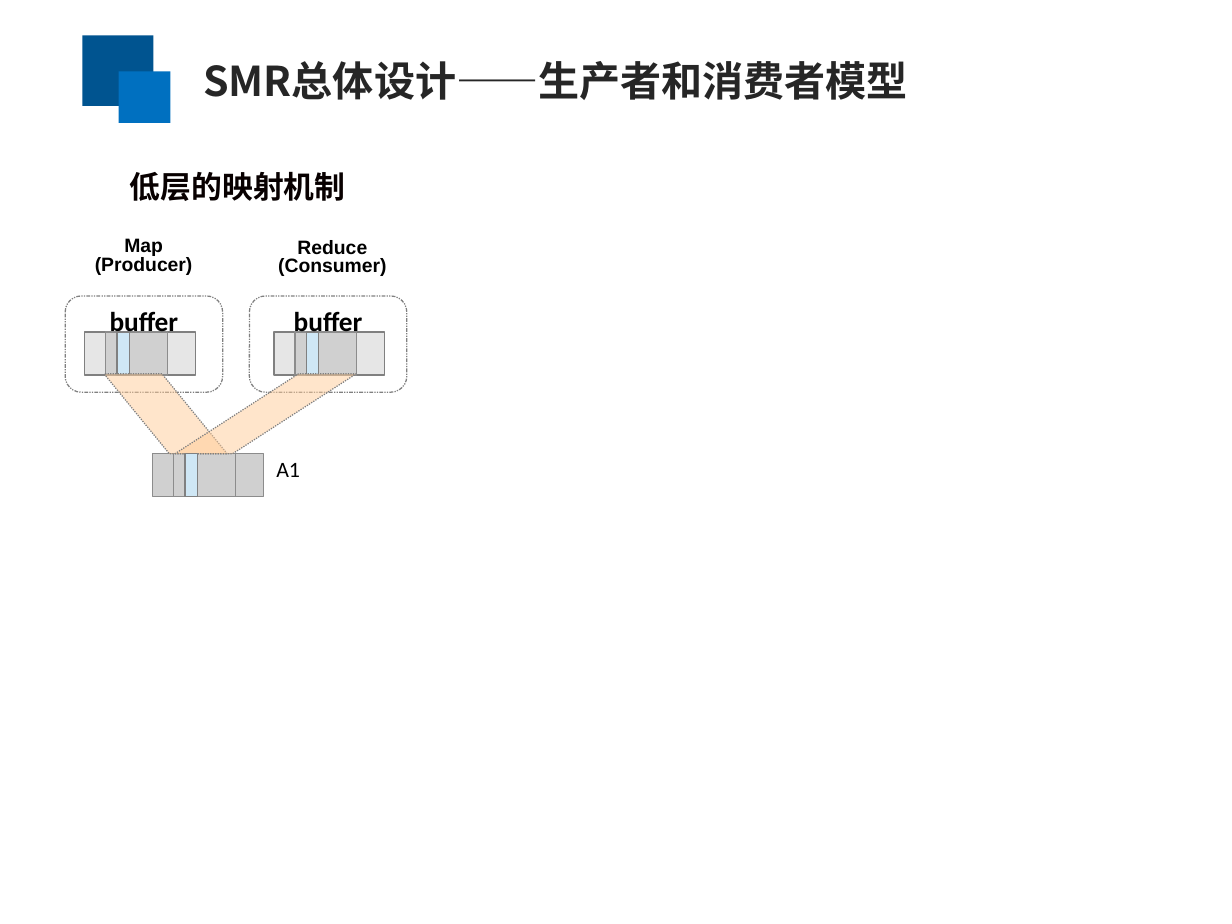
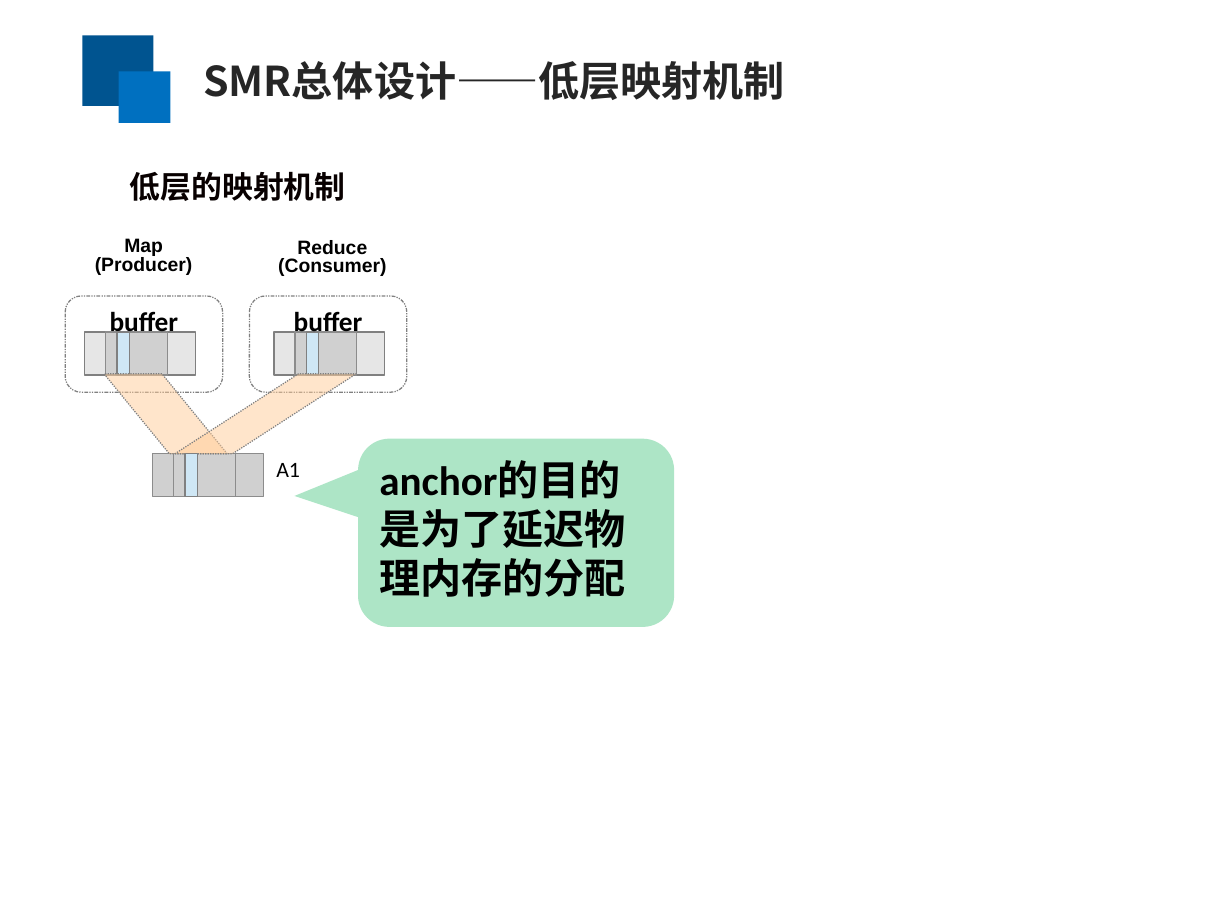
Before and after one commit to yufenyu/work, a slide deck: slide 10 of dmr_paper/paper/chinaSys-2016.ppt. Drawn at 1232x924 pixels with LibreOffice and Linux fonts; fonts in the diff are those of the drawing; grey boxes stand for pictures. Boxes give left, top, right and bottom in pixels: in the first picture for what was removed or moved away, otherwise in the second. Text is boxed around its words. In the diff, an @@ line names an element or a change of style, - is before the commit and + after.

```diff
--- a/dmr_paper/paper/chinaSys-2016.ppt
+++ b/dmr_paper/paper/chinaSys-2016.ppt
@@ text at (203, 61, 784, 100): text changed @@
-SMR总体设计——生产者和消费者模型
+SMR总体设计——低层映射机制
@@ rounded speech box added at (359, 439, 675, 627), fill #00B050 at 32% opacity, 24 pt, text #000000, bold @@
+anchor的目的是为了延迟物理内存的分配
```
Also in this commit, not shown: 11 other slides changed, 1 slide removed.
